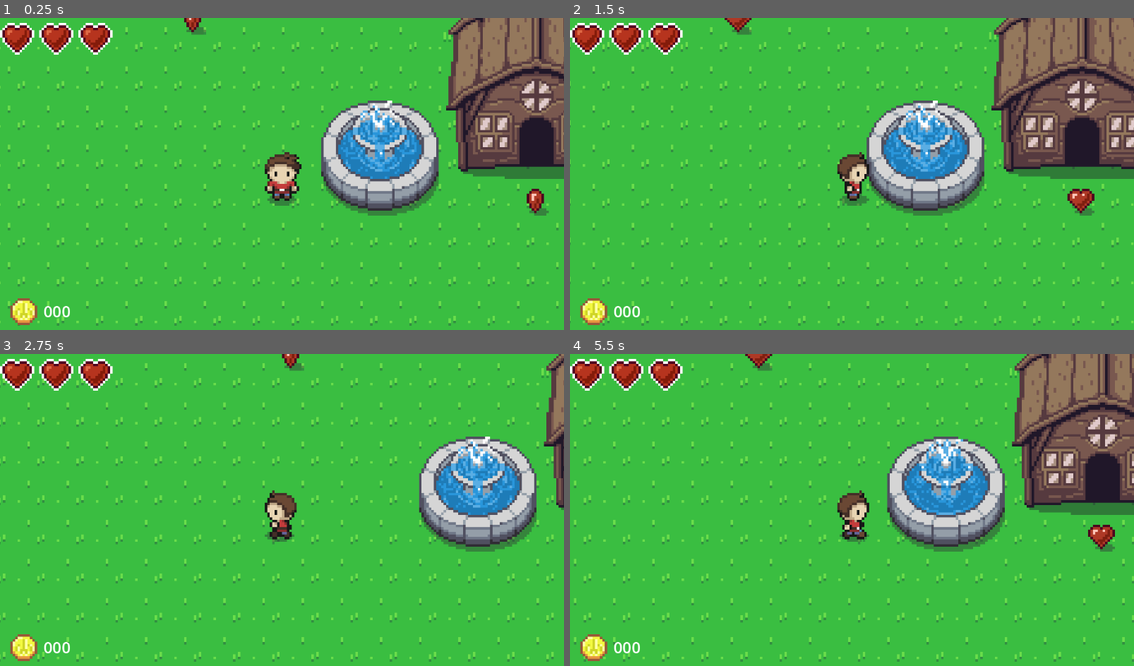
Above: before the commit, frames 1-4 (two rows, left to right).
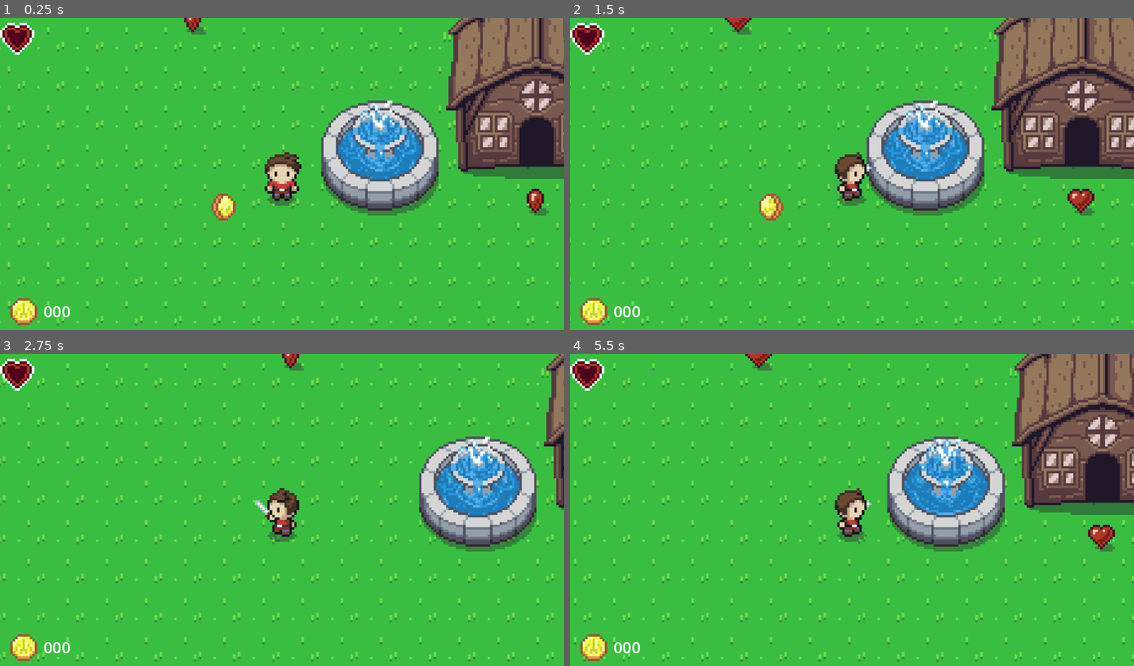
Above: after the commit, the same moments.

Repository: janssen-r/game-design-1
Game: Godot game, scene res://td_world_1.tscn
The game is run twice, just before and just after one commit, with the same random seed, the same clock (stepped at 60 frames per second) and the same inputs. The project has no main scene, so this scene is started directly.
Inputs (mouse positions are in pixels of both pictures, inside the frame that each line leads up to):
- Up to frame 1 (0.25 s): no input
- Up to frame 2 (1.5 s): tap Enter (ui_accept) at 0.5, 0.6, 0.77, 1.07 s; move the mouse to (976, 161) at 0.52 s; hold Right (ui_right) 0.53-1.25 s; click (976, 161) at 0.67 s; drag from (739, 192) to (902, 177) at 1.27 s
- Up to frame 3 (2.75 s): move the mouse to (338, 441) at 2.02 s; hold Left (ui_left) from 2.03 s (still down); tap Enter (ui_accept) at 2.1 s
- Up to frame 4 (5.5 s): release Left (ui_left) at 2.75 s; drag from (823, 575) to (682, 466) at 2.77 s; move the mouse to (1021, 559) at 3.52 s; hold Right (ui_right) 3.53-4.25 s; tap Enter (ui_accept) at 3.6, 3.77, 4.07, 5.1 s; drag from (682, 466) to (767, 432) at 4.27 s; move the mouse to (880, 513) at 5.02 s; hold Right (ui_right) from 5.03 s (still down); click (880, 513) at 5.17 s

The runs differ from the first frame. In frame 1, 1.3% of the frame differs, in the area x 1-42%, y 1-65%; in frame 2, 1.8%, in the area x 1-54%, y 1-65%; in frame 3, 1.6%; in frame 4, 1.6%.
Error after the commit: Parse Error: Only identifier, attribute access, and subscription access can be used as assignment target. (res://player_hud.gd:28)

Commit message:
Update 11/7

Diff:
--- /dev/null
+++ b/entities/items/coin.gd
@@ -0,0 +1,7 @@
+extends BaseItem
+
+func _init(): super._init(1) # 1 money
+
+func interact(player):
+	player.pickup_money(value)
+	remove()
--- a/entities/items/coin.tscn
+++ b/entities/items/coin.tscn
@@ -1,58 +1,38 @@
-[gd_scene load_steps=11 format=3 uid="uid://c7q428r4o65d3"]
+[gd_scene load_steps=9 format=3 uid="uid://c7q428r4o65d3"]
 
+[ext_resource type="Script" path="res://entities/items/coin.gd" id="1_dxt05"]
 [ext_resource type="Texture2D" uid="uid://c06e3gs47hr8m" path="res://assets/sprites/zelda_like/gfx/objects.png" id="1_s8oe7"]
 
-[sub_resource type="AtlasTexture" id="AtlasTexture_1wv3c"]
+[sub_resource type="AtlasTexture" id="AtlasTexture_5efli"]
 atlas = ExtResource("1_s8oe7")
-region = Rect2(64, 48, 16, 16)
+region = Rect2(0, 64, 16, 16)
 
-[sub_resource type="AtlasTexture" id="AtlasTexture_50orv"]
+[sub_resource type="AtlasTexture" id="AtlasTexture_6d5bo"]
 atlas = ExtResource("1_s8oe7")
-region = Rect2(80, 48, 16, 16)
+region = Rect2(16, 64, 16, 16)
 
-[sub_resource type="AtlasTexture" id="AtlasTexture_al8em"]
+[sub_resource type="AtlasTexture" id="AtlasTexture_x51bp"]
 atlas = ExtResource("1_s8oe7")
-region = Rect2(96, 48, 16, 16)
+region = Rect2(32, 64, 16, 16)
 
-[sub_resource type="AtlasTexture" id="AtlasTexture_keka8"]
+[sub_resource type="AtlasTexture" id="AtlasTexture_xpe3h"]
 atlas = ExtResource("1_s8oe7")
-region = Rect2(112, 48, 16, 16)
-
-[sub_resource type="AtlasTexture" id="AtlasTexture_ps0br"]
-atlas = ExtResource("1_s8oe7")
-region = Rect2(128, 48, 16, 16)
-
-[sub_resource type="AtlasTexture" id="AtlasTexture_cnfhx"]
-atlas = ExtResource("1_s8oe7")
-region = Rect2(144, 48, 16, 16)
-
-[sub_resource type="AtlasTexture" id="AtlasTexture_d4a26"]
-atlas = ExtResource("1_s8oe7")
-region = Rect2(160, 48, 16, 16)
+region = Rect2(48, 64, 16, 16)
 
 [sub_resource type="SpriteFrames" id="SpriteFrames_i5uhb"]
 animations = [{
 "frames": [{
 "duration": 1.0,
-"texture": SubResource("AtlasTexture_1wv3c")
+"texture": SubResource("AtlasTexture_5efli")
 }, {
 "duration": 1.0,
-"texture": SubResource("AtlasTexture_50orv")
+"texture": SubResource("AtlasTexture_6d5bo")
 }, {
 "duration": 1.0,
-"texture": SubResource("AtlasTexture_al8em")
+"texture": SubResource("AtlasTexture_x51bp")
 }, {
 "duration": 1.0,
-"texture": SubResource("AtlasTexture_keka8")
-}, {
-"duration": 1.0,
-"texture": SubResource("AtlasTexture_ps0br")
-}, {
-"duration": 1.0,
-"texture": SubResource("AtlasTexture_cnfhx")
-}, {
-"duration": 1.0,
-"texture": SubResource("AtlasTexture_d4a26")
+"texture": SubResource("AtlasTexture_xpe3h")
 }],
 "loop": true,
 "name": &"default",
@@ -60,13 +40,15 @@
 }]
 
 [sub_resource type="CircleShape2D" id="CircleShape2D_8i7yo"]
-radius = 12.0
+radius = 8.0
 
 [node name="coin" type="Node2D"]
+script = ExtResource("1_dxt05")
 
 [node name="AnimatedSprite2D" type="AnimatedSprite2D" parent="."]
 sprite_frames = SubResource("SpriteFrames_i5uhb")
 autoplay = "default"
+frame_progress = 0.467548
 
 [node name="Area2D" type="Area2D" parent="."]
 
--- a/player_hud.gd
+++ b/player_hud.gd
@@ -25,6 +25,8 @@
 	draw_hearts()
 
 func _process(delta: float) -> void:
+	$PlayerMoney/Coins = money
+
 	var p_health = player.data.health
 	var full_hearts = floor(p_health / 20)
 	var remainder = int(p_health) % 20
@@ -43,6 +45,3 @@
 		elif index < full_hearts:
 			heart.frame = 4
 	pass
-
-	pass # if money < 0:
-	pass # money == 0
--- a/td_player.gd
+++ b/td_player.gd
@@ -19,7 +19,7 @@
 var animation_lock = 0.0 # Lock player during attack anim
 var damage_lock = 0.0 # Invincibility frames
 var charge_time = 2.5
-var charge_start_time = 0.0
+var charge_duration = 0.0
 
 var slash_scene = preload("res://entities/attacks/slash.tscn")
 
@@ -43,6 +43,25 @@
 	add_child(slash)
 	animation_lock = 0.2
 
+func charged_attack():
+	data.state = STATES.ATTACKING
+	$AnimatedSprite2D.play("swipe_charge")
+	attack_direction = -look_direction
+	damage_lock = 0.3
+	for i in range(9):
+		# offset by (*i*teration - 4) * 45 degrees [-4, 4]
+		var angle = attack_direction.angle() + (i-4) * PI/4
+		var dir = Vector2(cos(angle), sin(angle))
+		var slash = slash_scene.instantiate()
+		slash.position = dir * 20
+		slash.rotation = Vector2().angle_to_point(-dir)
+		slash.damage *= 1.5
+		add_child(slash)
+		await get_tree().create_timer(0.03).timeout # Short wait
+	animation_lock = 0.2
+	await $AnimatedSprite2D.animation_finished
+	data.state = STATES.IDLE
+
 func _on_ready() -> void:
 	p_HUD.show()
 
@@ -52,6 +71,7 @@
 
 func pickup_money(value):
 	data.money += value
+	data.money = clamp(data.money, 0, 999)
 
 func _physics_process(delta: float) -> void:
 	animation_lock = max(animation_lock-delta, 0.0)
@@ -79,21 +99,27 @@
 	if data.state != STATES.DEAD:
 		if Input.is_action_just_pressed("ui_accept"):
 			attack()
-			# TODO: charge timer/state
+			charge_duration = 0.0
+			data.state = STATES.CHARGING
 
-	pass
+		charge_duration += delta
+		if Input.is_action_just_released("ui_accept"):
+			if charge_duration >= charge_time and \
+			data.state == STATES.CHARGING:
+				charged_attack()
 
 func update_animation(direction):
-	var a_name = "idle_"
-	if direction.length() > 0:
-		a_name = "walk_"
-	if look_direction.x != 0:
-		a_name += "side" # append "side" to idle/walk
-		$AnimatedSprite2D.flip_h = look_direction.x < 0
-	elif look_direction.y < 0:
-		a_name += "up"
-	elif look_direction.y > 0:
-		a_name += "down"
-	$AnimatedSprite2D.animation = a_name
-	$AnimatedSprite2D.play()
+	if data.state == STATES.IDLE:
+		var a_name = "idle_"
+		if direction.length() > 0:
+			a_name = "walk_"
+		if look_direction.x != 0:
+			a_name += "side" # append "side" to idle/walk
+			$AnimatedSprite2D.flip_h = look_direction.x < 0
+		elif look_direction.y < 0:
+			a_name += "up"
+		elif look_direction.y > 0:
+			a_name += "down"
+		$AnimatedSprite2D.animation = a_name
+		$AnimatedSprite2D.play()
 	pass
--- a/td_world_1.tscn
+++ b/td_world_1.tscn
@@ -1,8 +1,9 @@
-[gd_scene load_steps=4 format=4 uid="uid://bgnj4j8d8rq3k"]
+[gd_scene load_steps=5 format=4 uid="uid://bgnj4j8d8rq3k"]
 
 [ext_resource type="TileSet" uid="uid://dvtdm53jhat8e" path="res://assets/tilesets/td_world_1.tres" id="1_6p1af"]
 [ext_resource type="PackedScene" uid="uid://751masobgewe" path="res://td_player.tscn" id="1_roi4u"]
 [ext_resource type="PackedScene" uid="uid://bhwfgd3wdrnu0" path="res://entities/items/mini_heart.tscn" id="3_i5lo2"]
+[ext_resource type="PackedScene" uid="uid://c7q428r4o65d3" path="res://entities/items/coin.tscn" id="4_qjvpc"]
 
 [node name="td_world1" type="Node2D"]
 
@@ -23,3 +24,6 @@
 
 [node name="mini_heart2" parent="." instance=ExtResource("3_i5lo2")]
 position = Vector2(-36, -65)
+
+[node name="coin" parent="." instance=ExtResource("4_qjvpc")]
+position = Vector2(-23, 12)
